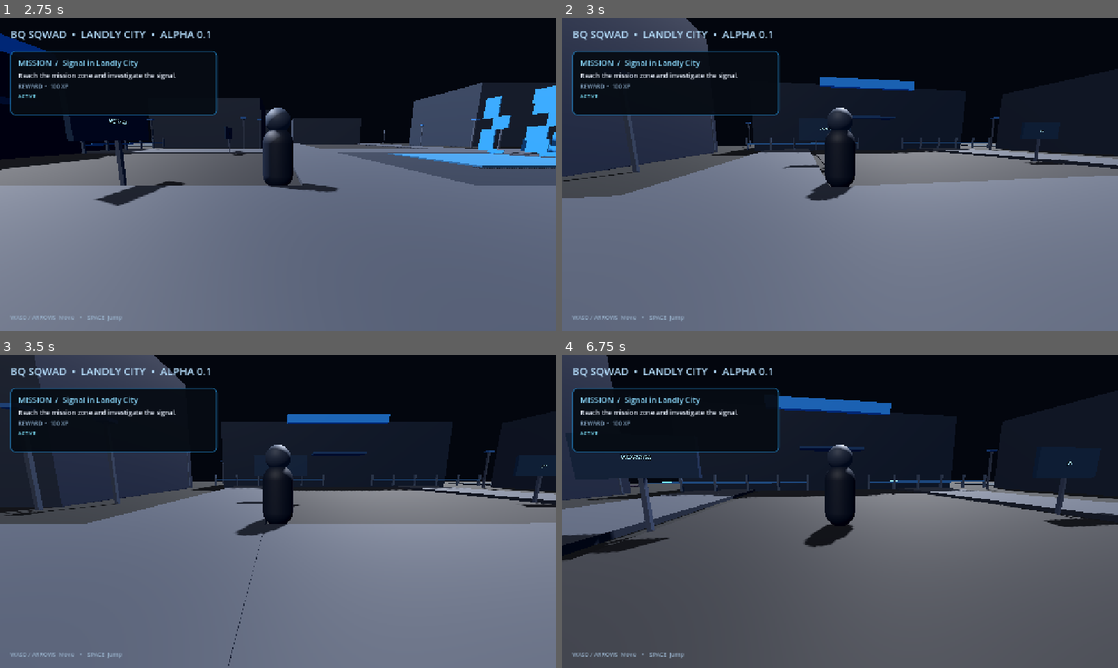
Above: before the commit, frames 1-4 (two rows, left to right).
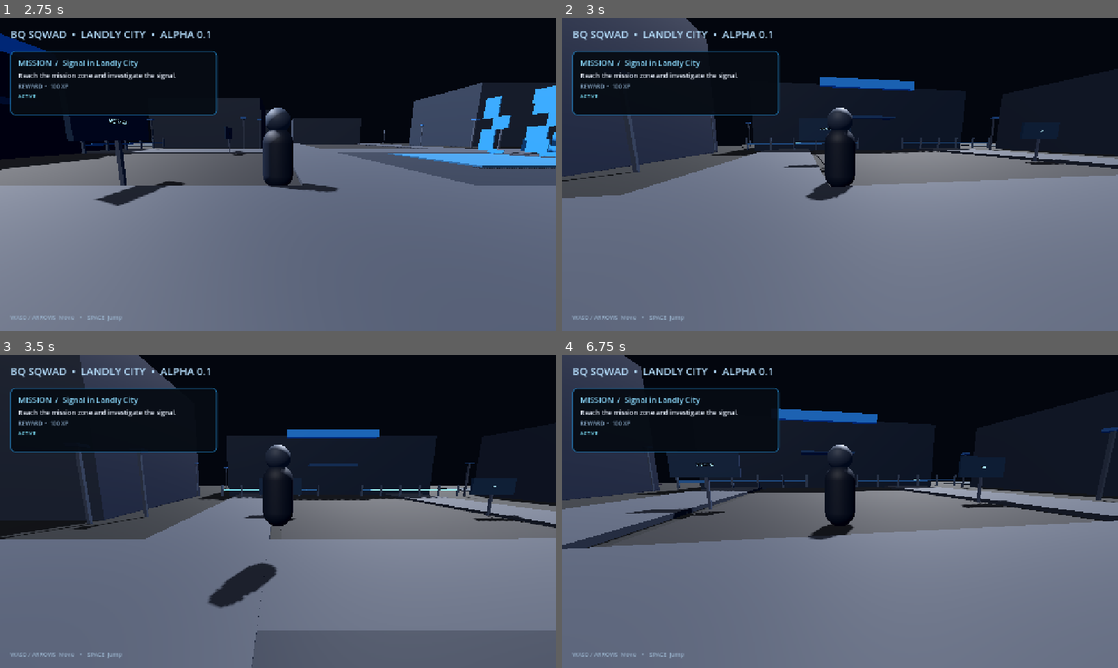
Above: after the commit, the same moments.

Repository: Bqsqwadtechnologies/Bq-sqwad-game-
Game: Godot game, scene res://scenes/main.tscn
Same seed, same stepped clock (60 frames per second), same inputs: the game is played once before the commit and once after it.
Inputs:
- Up to frame 1 (2.75 s): hold D (move_right) 0.53-1.28 s; tap Space (jump) at 0.77, 1.52 s; hold S (move_back) 1.28-2.03 s; hold D (move_right) from 2.03 s (still down)
- Up to frame 2 (3 s): release D (move_right) at 2.78 s; hold W (move_forward) from 2.78 s (still down)
- Up to frame 3 (3.5 s): keep holding W (move_forward); tap Space (jump) at 3.02 s
- Up to frame 4 (6.75 s): release W (move_forward) at 3.53 s; hold A (move_left) 3.53-5.03 s; tap Space (jump) at 3.77, 4.52, 6.02 s; hold S (move_back) 5.03-5.78 s; hold D (move_right) 5.78-6.53 s; hold W (move_forward) from 6.53 s (still down)

Frame 1 is identical in both runs. In frame 2, 0.3% of the frame differs, in the area x 0-100%, y 4-59%; in frame 3, 22%; in frame 4, 48%, in the area x 0-100%, y 0-100%.

Commit message:
Place first Landly City scout in mission zone

Diff:
--- a/scenes/main.tscn
+++ b/scenes/main.tscn
@@ -1,9 +1,10 @@
-[gd_scene load_steps=9 format=3]
+[gd_scene load_steps=10 format=3]
 
 [ext_resource type="Script" path="res://scripts/main.gd" id="1_main"]
 [ext_resource type="PackedScene" path="res://scenes/player.tscn" id="2_player"]
 [ext_resource type="Script" path="res://scripts/mission_system.gd" id="3_mission"]
 [ext_resource type="Script" path="res://scripts/mission_hud.gd" id="4_hud"]
+[ext_resource type="PackedScene" path="res://scenes/enemy_prototype.tscn" id="5_enemy"]
 
 [sub_resource type="Environment" id="Environment_main"]
 background_mode = 1
@@ -32,17 +33,6 @@
 content_margin_right = 18.0
 content_margin_bottom = 14.0
 
-[sub_resource type="StyleBoxFlat" id="StatusPanel"]
-bg_color = Color(0.04, 0.16, 0.22, 0.9)
-corner_radius_top_left = 6
-corner_radius_top_right = 6
-corner_radius_bottom_right = 6
-corner_radius_bottom_left = 6
-content_margin_left = 8.0
-content_margin_top = 4.0
-content_margin_right = 8.0
-content_margin_bottom = 4.0
-
 [node name="LandlyCity" type="Node3D"]
 script = ExtResource("1_main")
 
@@ -59,6 +49,9 @@
 
 [node name="Player" parent="." instance=ExtResource("2_player")]
 position = Vector3(0, 1.1, 8)
+
+[node name="MissionScout" parent="." instance=ExtResource("5_enemy")]
+position = Vector3(30, 1.0, 32)
 
 [node name="PrototypeLabel" type="Label" parent="."]
 offset_left = 24.0
